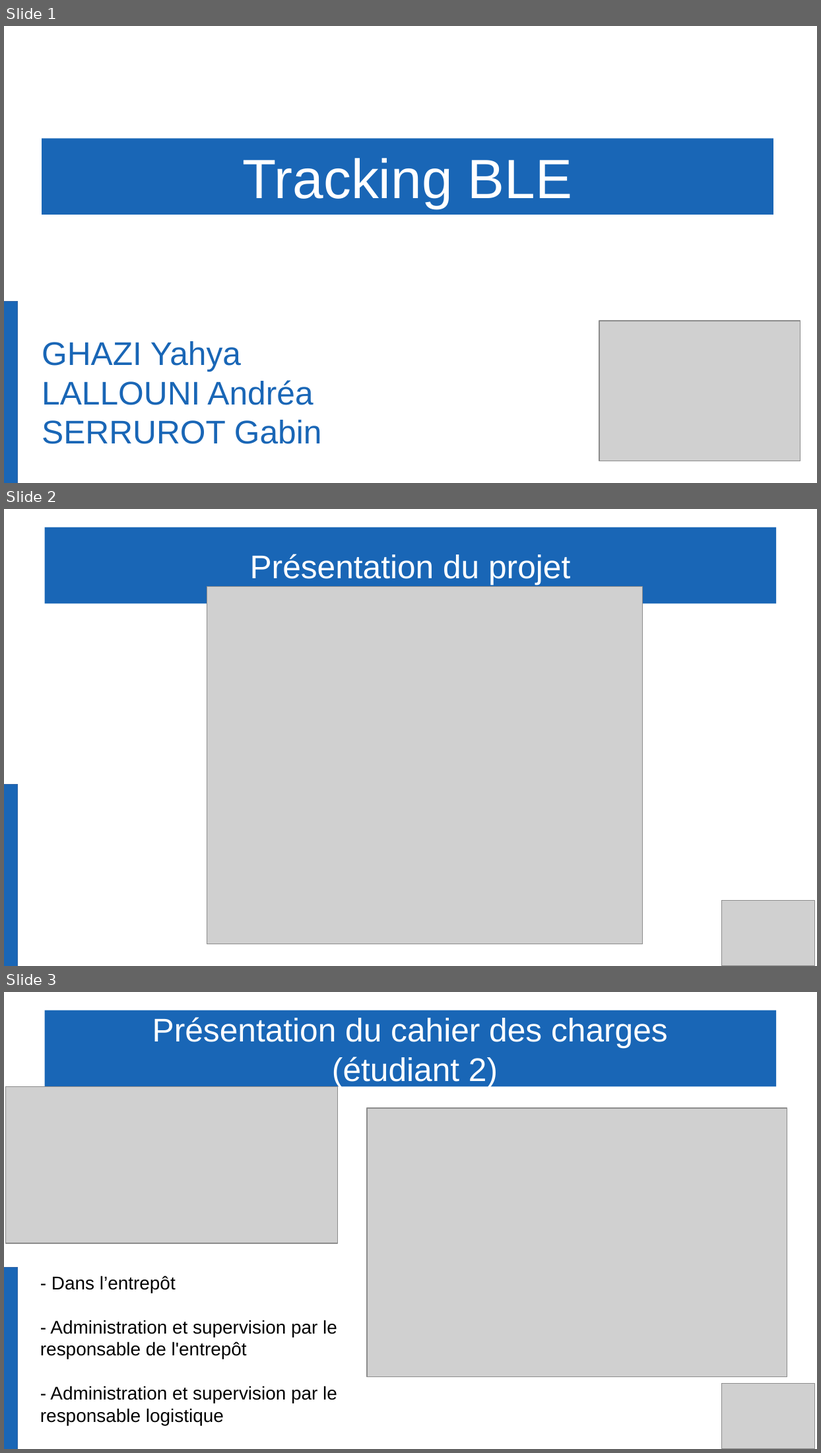
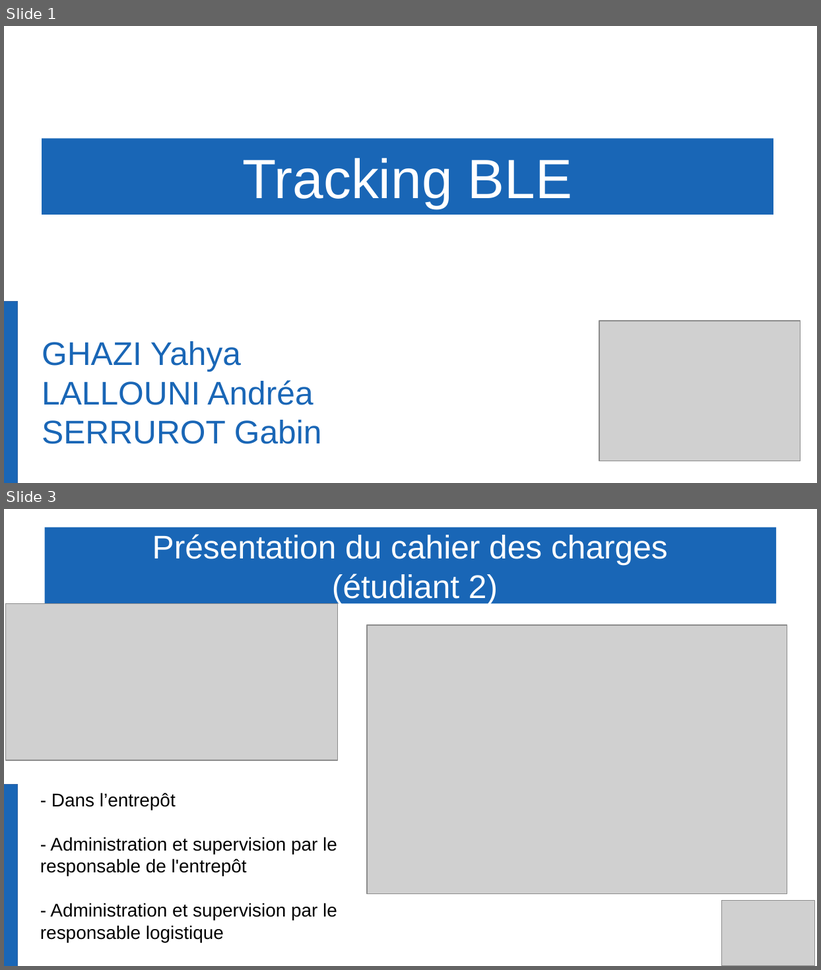
Before and after one commit to Gabin221/Tracking-BLE-documents, a slide deck: Revues/Revues2/Partie commune/presentation_yahya_andrea_gabin.odp. Shown one above the other, each under a label of ours: slides 1, 2 and 3 before the commit, slides 1 and 3 after it; the slides between them are not shown. The pictures are 821x1453 and 821x970 pixels, drawn with LibreOffice and Linux fonts; fonts in the diff are those of the drawing; grey boxes stand for pictures; background and template pictures are left out. Boxes give left, top, right and bottom in pixels: in the first picture for what was removed or moved away, otherwise in the second. Text is boxed around its words. In the diff, an @@ line names an element or a change of style, - is before the commit and + after.

```diff
--- a/Revues/Revues2/Partie commune/presentation_yahya_andrea_gabin.odp
+++ b/Revues/Revues2/Partie commune/presentation_yahya_andrea_gabin.odp
@@ slide 2 removed at <box>4,509,817,966</box>, background #FFFFFF @@
@@ title removed at <box>44,527,777,604</box> @@
-Présentation du projet
@@ picture removed at <box>207,586,643,945</box> @@
@@ rectangle removed at <box>4,785,18,966</box> @@
@@ picture removed at <box>722,901,816,966</box> @@
```
Also in this commit, not shown: 1 slide added, 4 other files.
